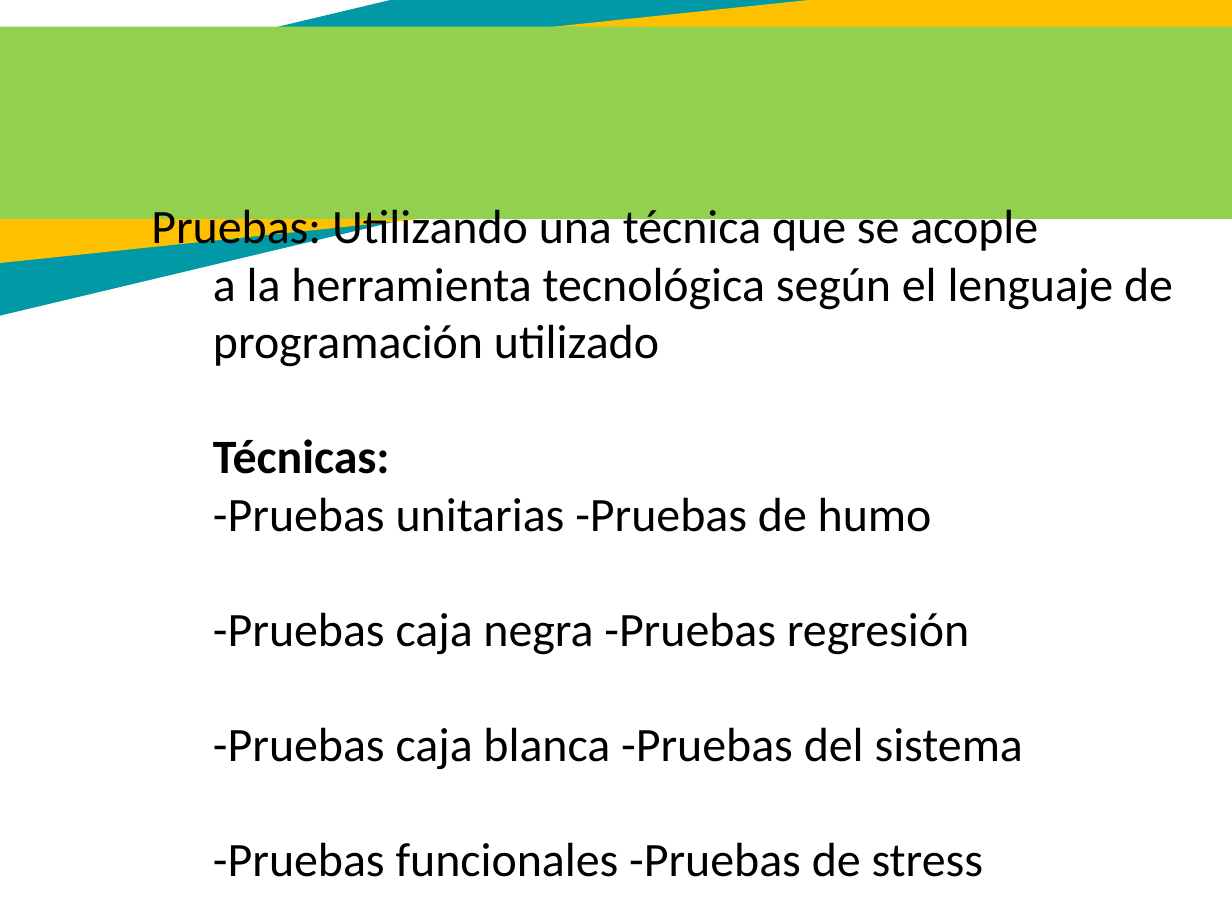
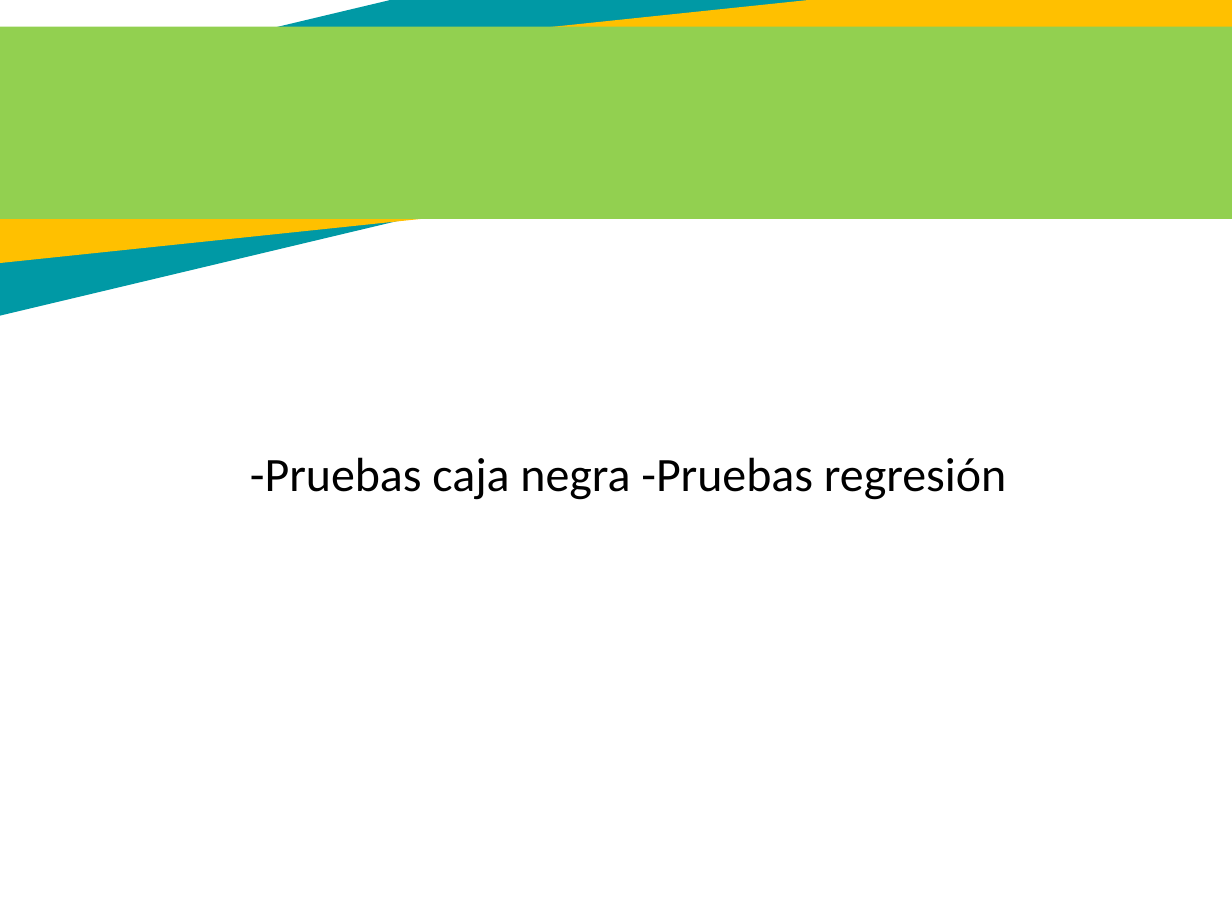
Before and after one commit to juannicolasvargas/SANF-solutions-helps, a slide deck: slide 45 of Sexto Trimestre/PresentacionV6 terminar- 1012.pptx. Drawn at 1232x924 pixels with LibreOffice and Linux fonts; fonts in the diff are those of the drawing. Boxes give left, top, right and bottom in pixels: in the first picture for what was removed or moved away, otherwise in the second. Text is boxed around its words. In the diff, an @@ line names an element or a change of style, - is before the commit and + after.

```diff
--- a/Sexto Trimestre/PresentacionV6 terminar- 1012.pptx
+++ b/Sexto Trimestre/PresentacionV6 terminar- 1012.pptx
@@ text at (151, 203, 1173, 532): paragraphs removed @@
-Pruebas: Utilizando una técnica que se acople
-a la herramienta tecnológica según el lenguaje de
-programación utilizado
-Técnicas:
--Pruebas unitarias -Pruebas de humo
@@ text "-Pruebas caja negra -Pruebas regresión": place and size @@
-text "-Pruebas caja negra -Pruebas regresión" at (151, 203, 1173, 877)
+text "-Pruebas caja negra -Pruebas regresión" at (250, 457, 1006, 500)
@@ text at (213, 727, 1023, 877): paragraphs removed @@
--Pruebas caja blanca -Pruebas del sistema
--Pruebas funcionales -Pruebas de stress
```
Also in this commit, not shown: 3 other slides changed, 2 slides added, 3 slides removed.
